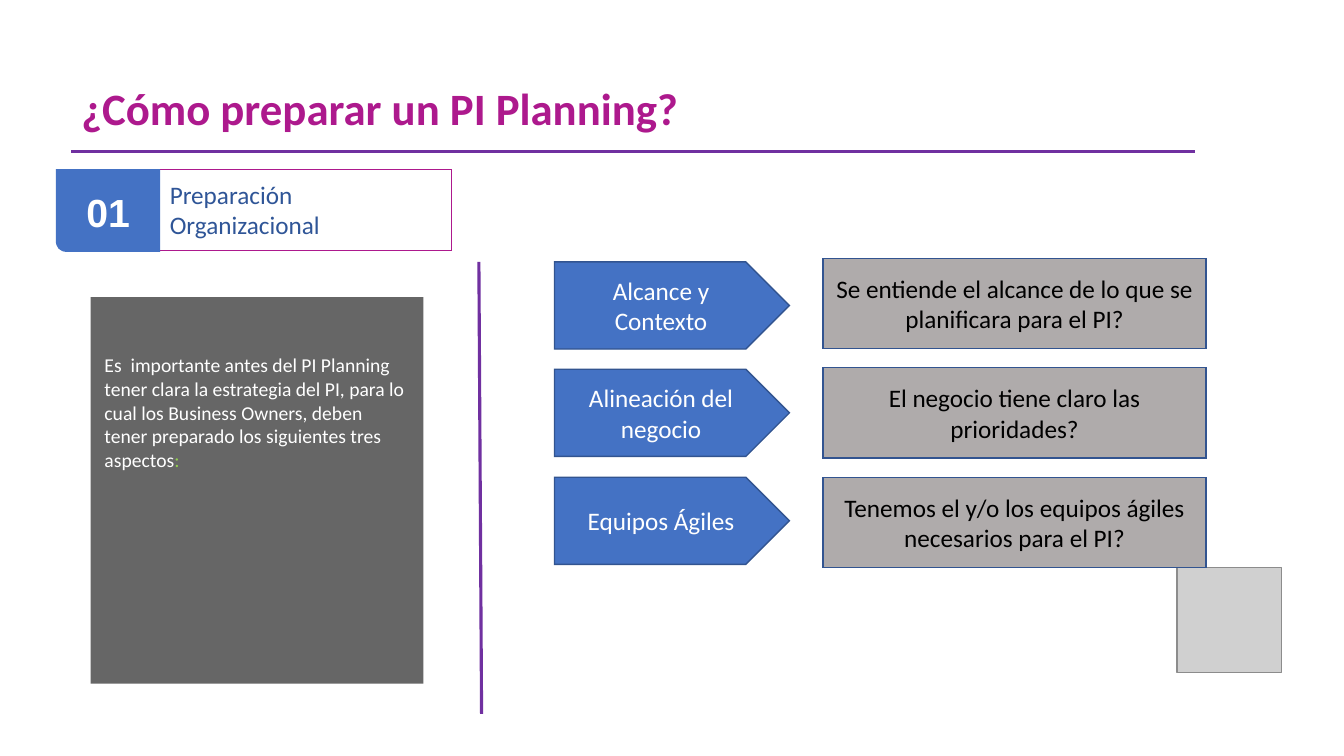
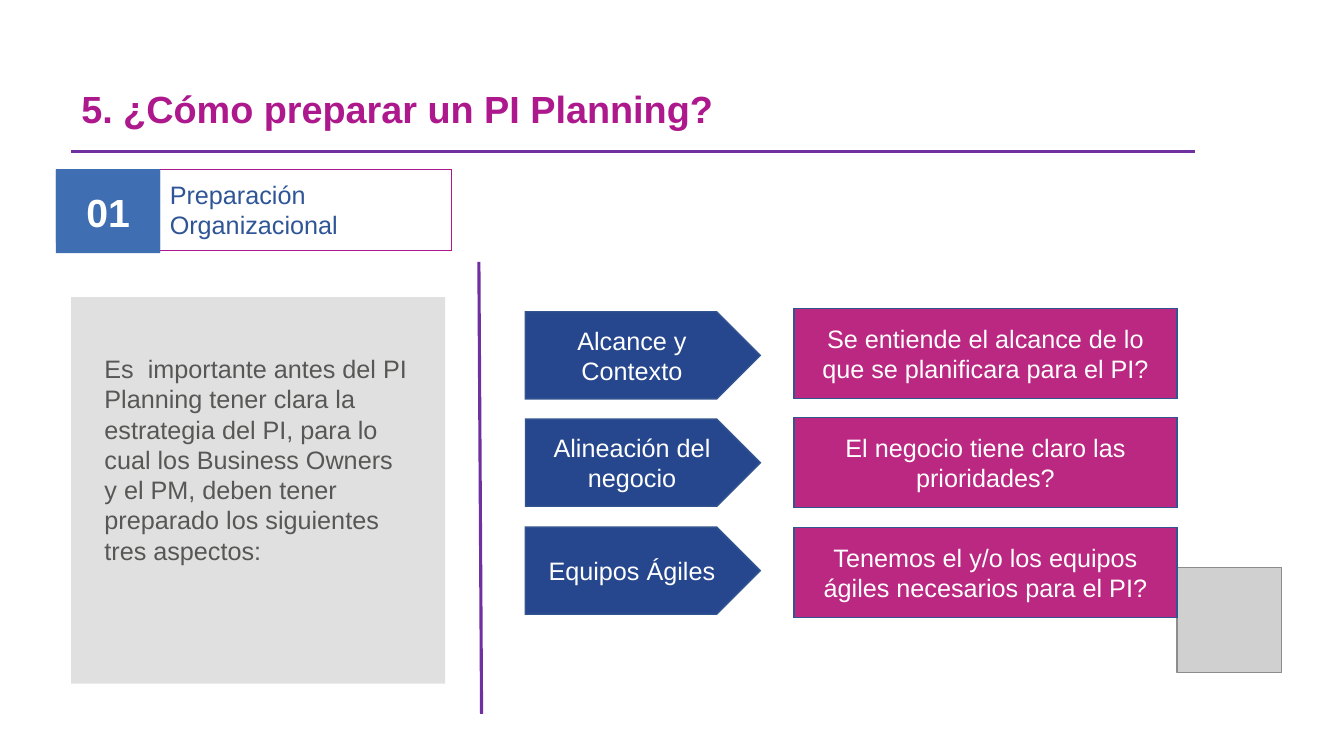
Before and after one commit to omesan/Agile, a slide deck: slide 6 of Stefanini/Stefanini.Clientes/Stefanini.Cliente.Experian/Guia PIPlanning _ExperianV1.0 (002) (003)_REV SH (01).pptx (slide 9 before the commit). Drawn at 1344x756 pixels with LibreOffice and Linux fonts; fonts in the diff are those of the drawing; grey boxes stand for pictures; background and template pictures are left out. Boxes give left, top, right and bottom in pixels: in the first picture for what was removed or moved away, otherwise in the second. Text is boxed around its words. In the diff, an @@ line names an element or a change of style, - is before the commit and + after.

```diff
--- a/Stefanini/Stefanini.Clientes/Stefanini.Cliente.Experian/Guia PIPlanning _ExperianV1.0 (002) (003)_REV SH (01).pptx
+++ b/Stefanini/Stefanini.Clientes/Stefanini.Cliente.Experian/Guia PIPlanning _ExperianV1.0 (002) (003)_REV SH (01).pptx
@@ title at (81, 95, 712, 130): text changed; size 32 to 27 pt; font Calibri to Arial @@
-¿Cómo preparar un PI Planning?
+5. ¿Cómo preparar un PI Planning?
@@ rectangle "01": place and size @@
-rectangle "01" at (86, 199, 130, 228)
+rectangle "01" at (55, 170, 160, 253)
@@ rectangle "01" at (55, 170, 160, 253): fill none to #406EB3 @@
@@ freeform shape at (55, 169, 160, 252): fill #4472C4 to #406EB3 @@
@@ rectangle "Preparación Organizacional" at (160, 169, 452, 251): font Calibri to Arial @@
@@ rectangle: place and size @@
-rectangle at (91, 297, 423, 684)
+rectangle at (72, 297, 446, 684)
@@ rectangle at (72, 297, 446, 684): fill #404040 at 80% opacity to #D9D9D9 at 80% opacity @@
@@ 3 pentagon arrows, 3 rectangles: place and size @@
-3 pentagon arrows, 3 rectangles at (555, 258, 1207, 568)
+3 pentagon arrows, 3 rectangles at (525, 309, 1178, 617)
@@ font Calibri to Arial, text colour #000000 to #FFFFFF; fill #AFABAB to #BA2881 in 3 elements at (795, 417, 1178, 507), (795, 527, 1178, 617), (795, 309, 1178, 398) @@
@@ text at (104, 360, 407, 565): text changed; size 14 to 18 pt; font Calibri to Arial; text colour #FFFFFF to #575756 @@
-Es importante antes del PI Planning tener clara la estrategia del PI, para lo cual los Business Owners, deben tener preparado los siguientes tres aspectos:
+Es importante antes del PI Planning tener clara la estrategia del PI, para lo cual los Business Owners y el PM, deben tener preparado los siguientes tres aspectos:
@@ font Calibri to Arial; fill #4472C4 to #26478D in 3 elements at (525, 312, 760, 398), (525, 419, 760, 506), (525, 527, 760, 614) @@
```
Also in this commit, not shown: 16 other slides changed, 4 slides added, 4 slides removed, 1 other file.
